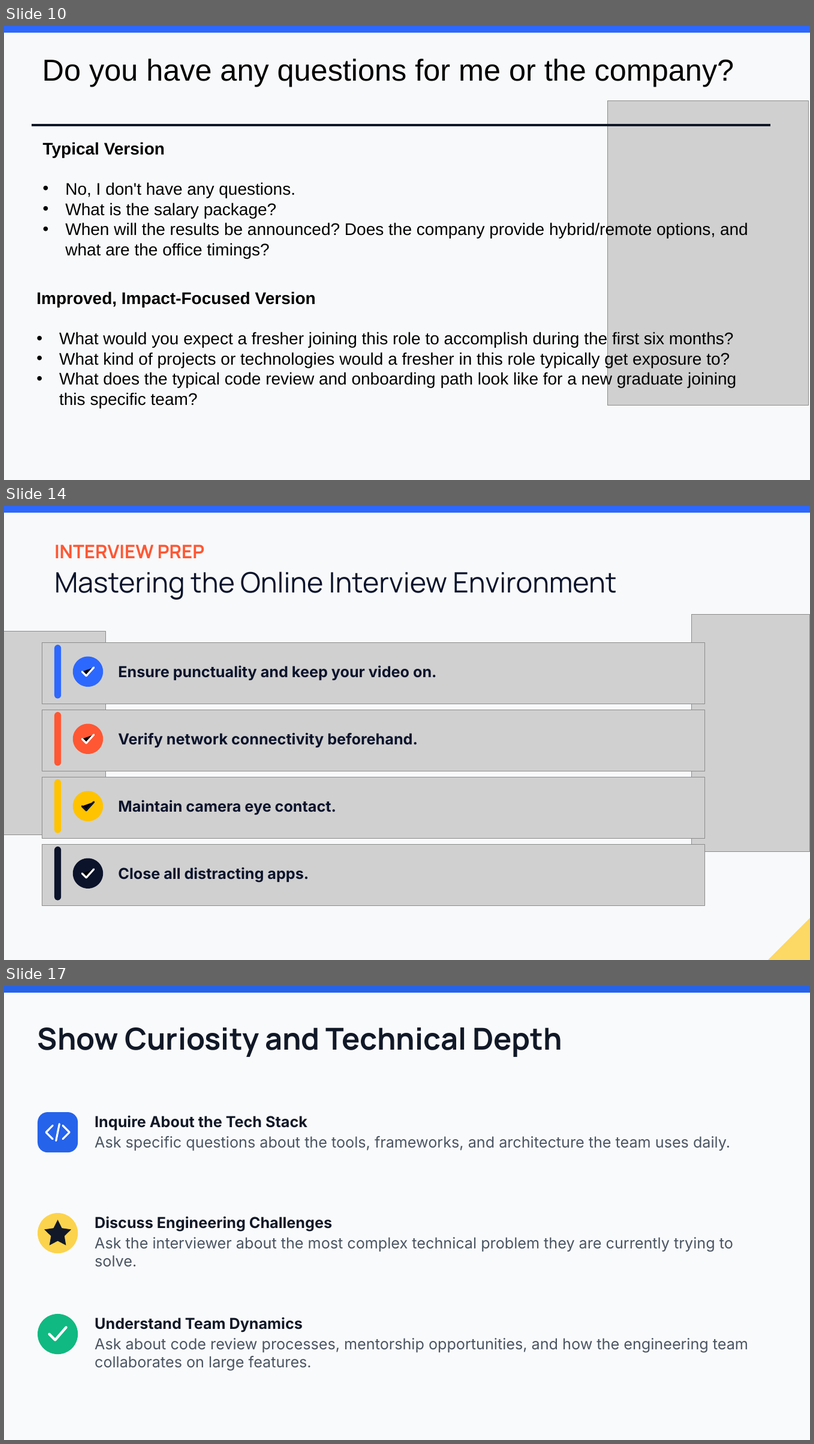
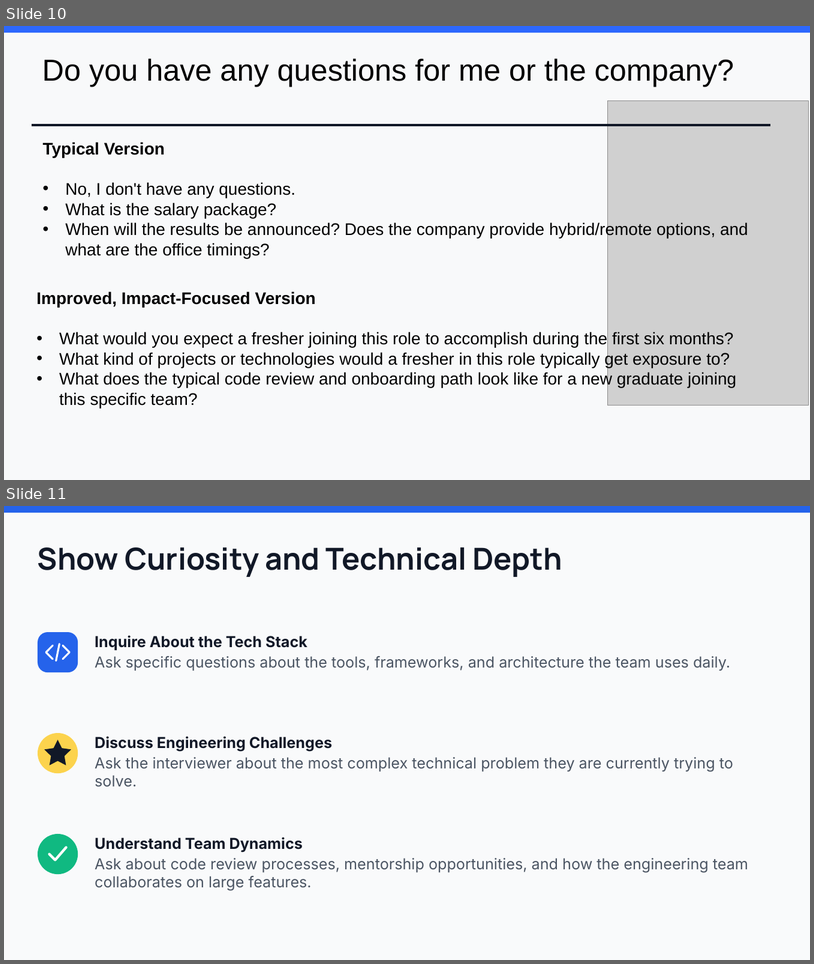
Before and after one commit to brinda-25/workshop, a slide deck: Day4/Mastering_Interview.pptx. Shown one above the other, each under a label of ours: slides 10, 14 and 17 before the commit, slides 10 and 11 after it; the slides between them are not shown. The pictures are 814x1444 and 814x964 pixels, drawn with LibreOffice and Linux fonts; fonts in the diff are those of the drawing; grey boxes stand for pictures; background and template pictures are left out. Boxes give left, top, right and bottom in pixels: in the first picture for what was removed or moved away, otherwise in the second. Text is boxed around its words. In the diff, an @@ line names an element or a change of style, - is before the commit and + after.

```diff
--- a/Day4/Mastering_Interview.pptx
+++ b/Day4/Mastering_Interview.pptx
@@ slide 14 removed at (x1=4, y1=506, x2=810, y2=960), background picture (left out) @@
@@ rectangle removed at (x1=4, y1=506, x2=810, y2=960) @@
@@ rectangle removed at (x1=4, y1=506, x2=810, y2=513) @@
@@ text removed at (x1=54, y1=544, x2=617, y2=600) @@
-INTERVIEW PREP
-Mastering the Online Interview Environment
@@ picture removed at (x1=4, y1=631, x2=105, y2=834) @@
@@ picture removed at (x1=692, y1=614, x2=810, y2=852) @@
@@ ellipse removed at (x1=726, y1=649, x2=810, y2=817) @@
@@ group removed at (x1=42, y1=643, x2=705, y2=704): 1 picture, 1 rounded rectangle, 1 ellipse, 1 freeform shape, 1 text @@
-Ensure punctuality and keep your video on.
@@ group removed at (x1=42, y1=710, x2=705, y2=771): 1 picture, 1 rounded rectangle, 1 ellipse, 1 freeform shape, 1 text @@
-Verify network connectivity beforehand.
@@ group removed at (x1=42, y1=777, x2=705, y2=838): 1 picture, 1 rounded rectangle, 1 ellipse, 1 freeform shape, 1 text @@
-Maintain camera eye contact.
@@ group removed at (x1=42, y1=844, x2=705, y2=905): 1 picture, 1 rounded rectangle, 1 ellipse, 1 freeform shape, 1 text @@
-Close all distracting apps.
@@ freeform shape removed at (x1=768, y1=918, x2=810, y2=960) @@
@@ what was slide 17 is now slide 11 @@
```
Also in this commit, not shown: 5 slides changed, 5 slides added, 6 other slides removed.
